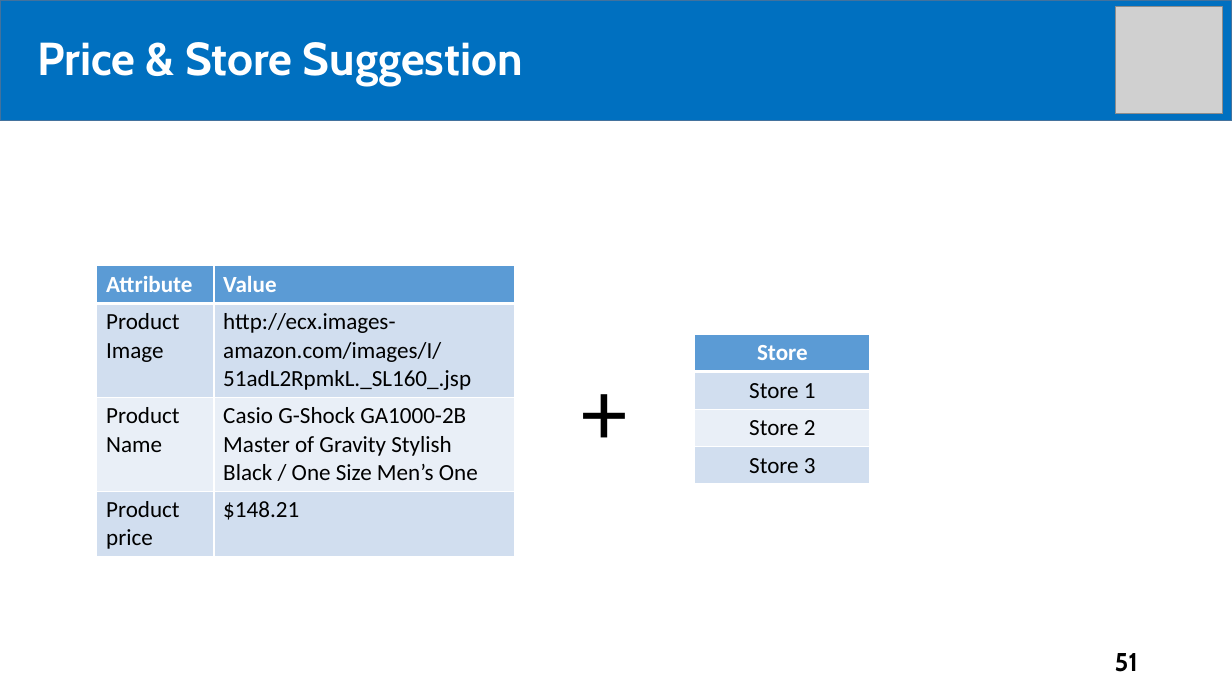
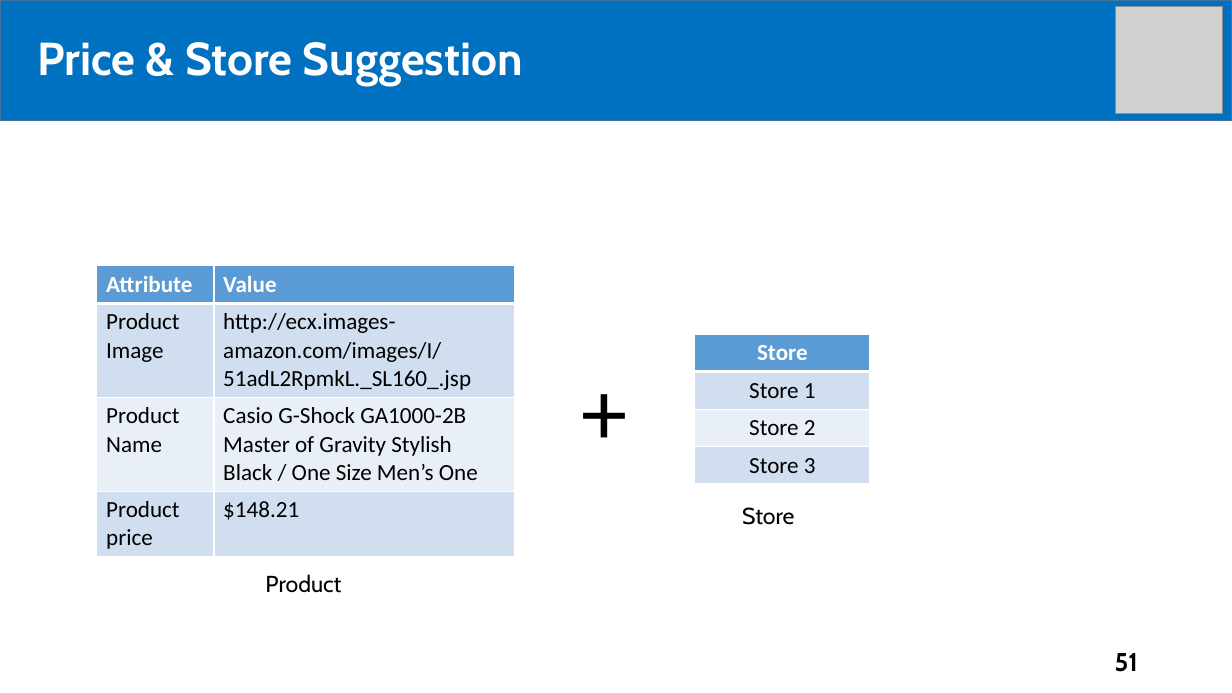
Before and after one commit to tiendan3108/CP, a slide deck: slide 51 of Source/Presentation/PreFinalPresentation.pptx. Drawn at 1232x693 pixels with LibreOffice and Linux fonts; fonts in the diff are those of the drawing; grey boxes stand for pictures. Boxes give left, top, right and bottom in pixels: in the first picture for what was removed or moved away, otherwise in the second. Text is boxed around its words. In the diff, an @@ line names an element or a change of style, - is before the commit and + after.

```diff
--- a/Source/Presentation/PreFinalPresentation.pptx
+++ b/Source/Presentation/PreFinalPresentation.pptx
@@ text added at (x1=742, y1=507, x2=794, y2=525), 18 pt, text #000000 @@
+Store
@@ text added at (x1=265, y1=574, x2=341, y2=593), 18 pt, text #000000 @@
+Product
```
Also in this commit, not shown: 4 other slides changed.
